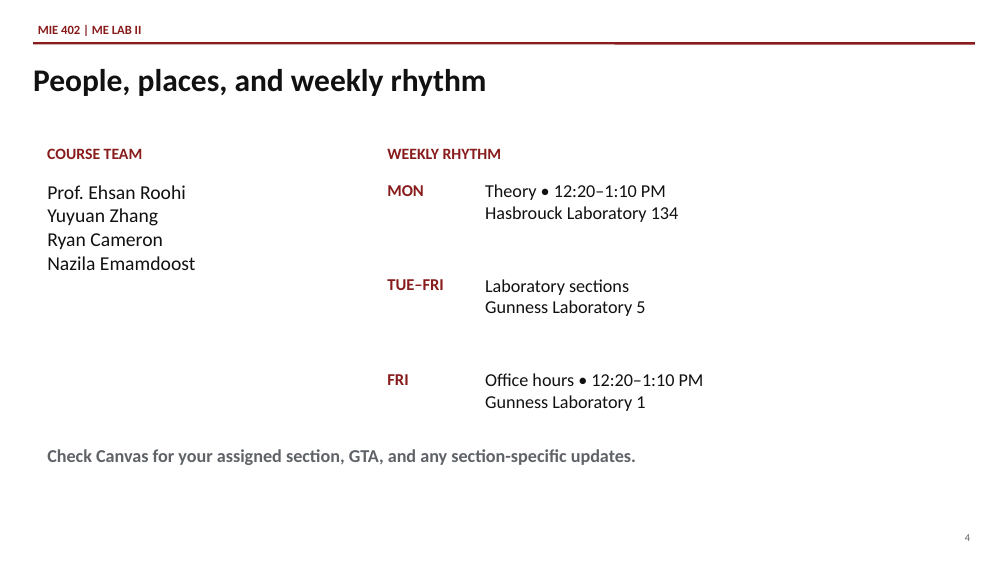
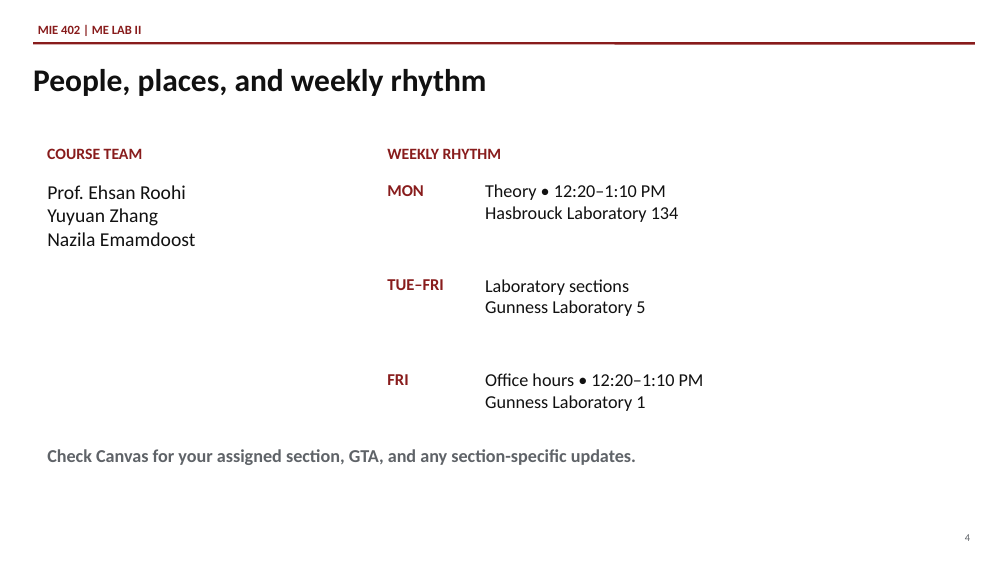
Before and after one commit to Ehsan-Roohi/MIE402-Lab, a slide deck: slide 4 of site/docs/MIE402_Lecture01_Report_Writing_Fall2026_v1.pptx. Drawn at 1008x567 pixels with LibreOffice and Linux fonts; fonts in the diff are those of the drawing. Boxes give left, top, right and bottom in pixels: in the first picture for what was removed or moved away, otherwise in the second. Text is boxed around its words. In the diff, an @@ line names an element or a change of style, - is before the commit and + after.

```diff
--- a/site/docs/MIE402_Lecture01_Report_Writing_Fall2026_v1.pptx
+++ b/site/docs/MIE402_Lecture01_Report_Writing_Fall2026_v1.pptx
@@ text at [47,233,163,249]: paragraph removed @@
-Ryan Cameron
```
Also in this commit, not shown: 1 other slide changed, 8 other files.
